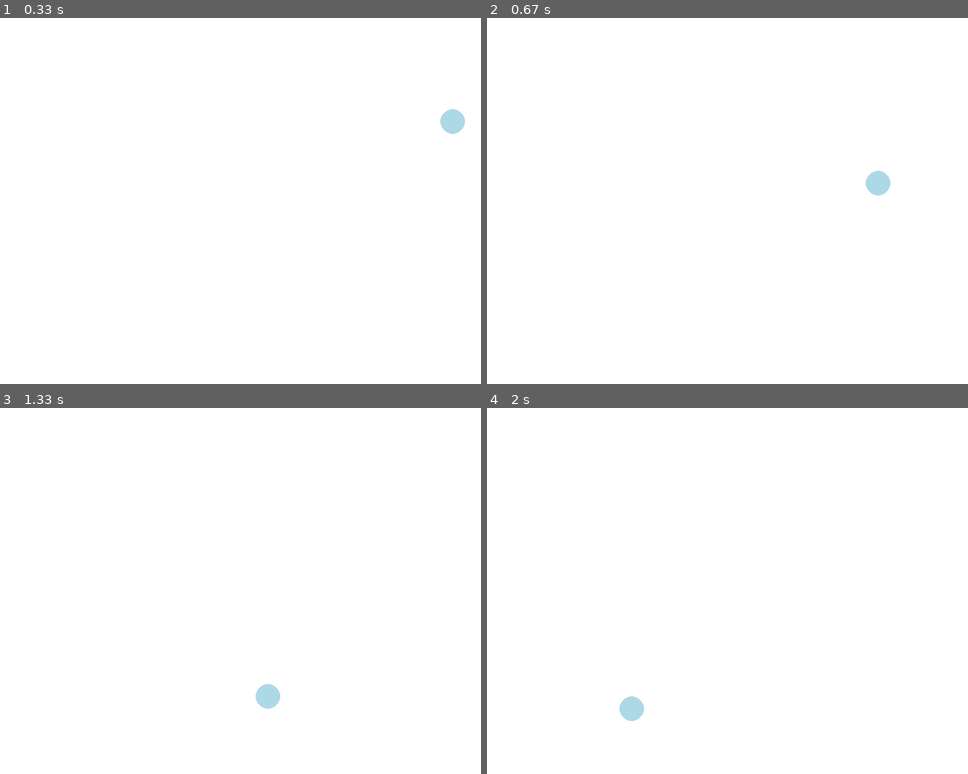
Above: before the commit, frames 1-4 (two rows, left to right).
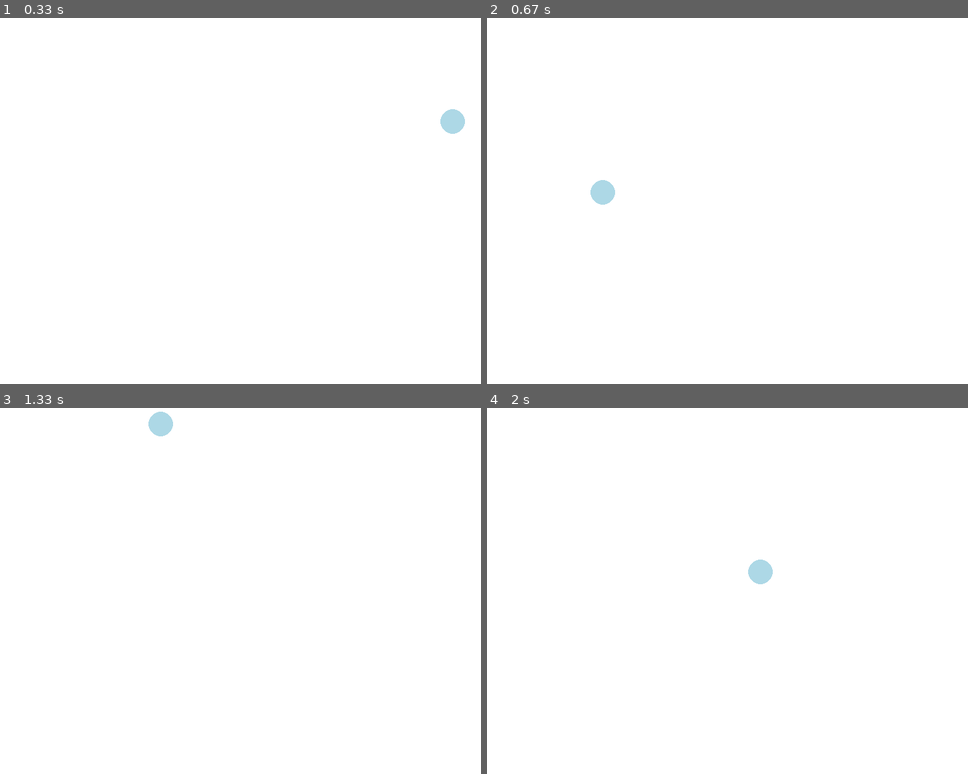
Above: after the commit, the same moments.

Repository: kitlevy/kant-simulation-project
Game: pygame game, started from bouncing_ball.py
Same seed, same stepped clock (60 frames per second), same inputs: the game is played once before the commit and once after it.
Inputs (mouse positions are in pixels of both pictures, inside the frame that each line leads up to):
- Up to frame 1 (0.33 s): no input
- Up to frame 2 (0.67 s): press the mouse at (737, 226) at 0.37 s; move the mouse to (674, 215) at 0.47 s; release the mouse at (616, 204) at 0.6 s
- Up to frame 3 (1.33 s): click (96, 536) at 0.72 s; click (115, 455) at 1.05 s
- Up to frame 4 (2 s): click (559, 580) at 1.38 s; click (717, 528) at 1.72 s

Frame 1 is identical in both runs. In frame 2, 0.5% of the frame differs, in the area x 21-84%, y 41-52%; in frame 3, 0.5%; in frame 4, 0.5%.

Commit message:
bouncing ball with mouse clicking

Diff:
--- a/bouncing_ball.py
+++ b/bouncing_ball.py
@@ -22,12 +22,6 @@
         if event.type == pygame.QUIT:
             running = False
 
-    if pygame.mouse.get_pressed()==True:
-        ball_x=pygame.mouse.get_pos()[0]
-        ball_y=pygame.mouse.get_pos()[1]
-        ball_dx = random.choice([-5, 5])
-        ball_dy = random.choice([-5, 5])
-
     ball_x += ball_dx
     ball_y += ball_dy
 
@@ -35,6 +29,11 @@
         ball_dx = -ball_dx
     if ball_y - ball_radius <= 0 or ball_y + ball_radius >= height:
         ball_dy = -ball_dy
+
+    if pygame.mouse.get_pressed()[0]==1:
+        (ball_x,ball_y)=pygame.mouse.get_pos()
+        ball_dx = random.choice([-5, 5])
+        ball_dy = random.choice([-5, 5])
 
     screen.fill(white)
 
